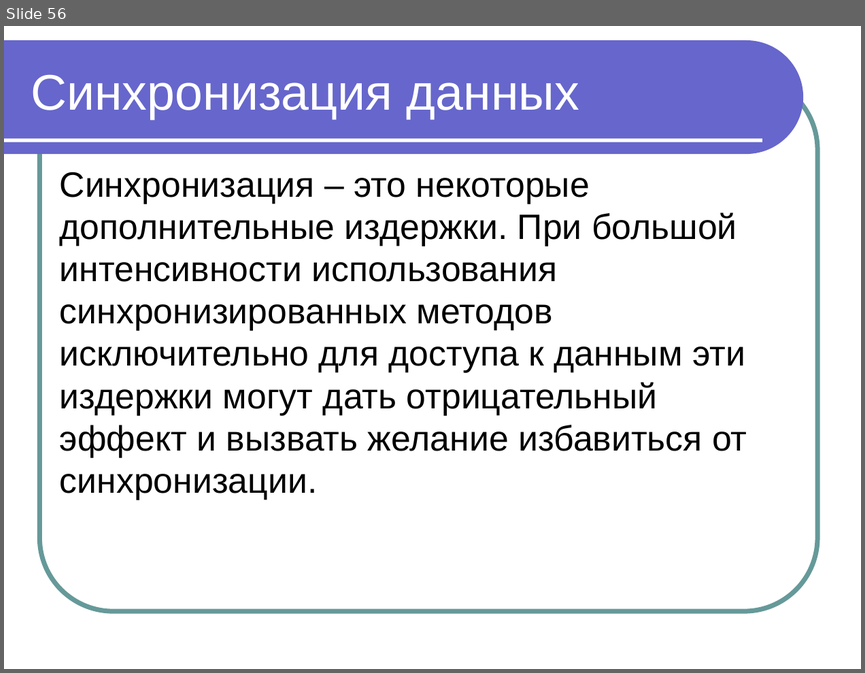
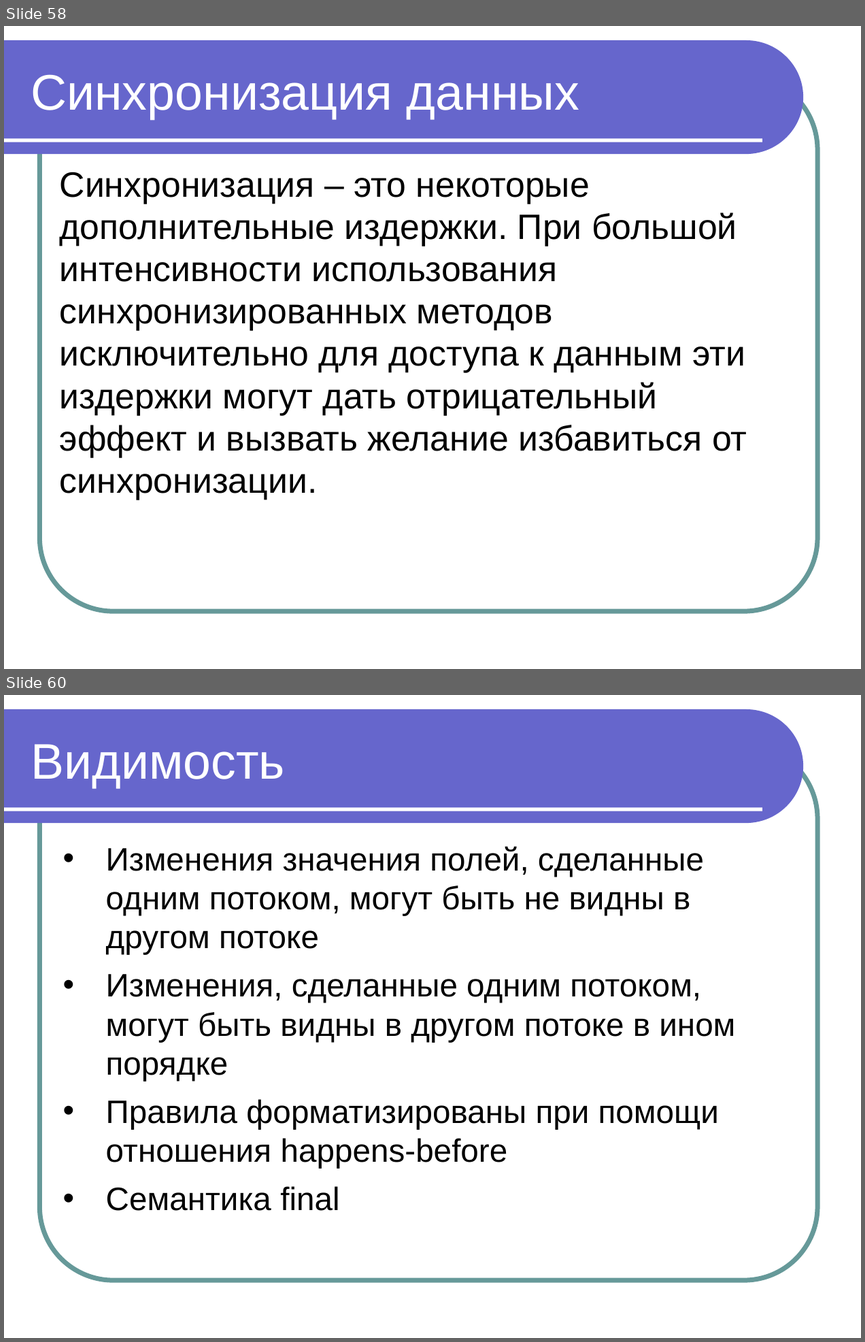
Before and after one commit to maxchv/JavaLessons, a slide deck: Lesson14/Modul 11 Vychislitelnye potoki.ppt. Shown one above the other, each under a label of ours: slide 56 before the commit, slides 58 and 60 after it; the slides between them are not shown. The pictures are 865x673 and 865x1342 pixels, drawn with LibreOffice and Linux fonts; fonts in the diff are those of the drawing. Boxes give left, top, right and bottom in pixels: in the first picture for what was removed or moved away, otherwise in the second. Text is boxed around its words. In the diff, an @@ line names an element or a change of style, - is before the commit and + after.

```diff
--- a/Lesson14/Modul 11 Vychislitelnye potoki.ppt
+++ b/Lesson14/Modul 11 Vychislitelnye potoki.ppt
@@ slide 60 added at (x1=4, y1=695, x2=861, y2=1338), background #FFFFFF; not listed: 3 template elements that a slide beside it also shows @@
@@ title added at (x1=31, y1=744, x2=285, y2=788), 42 pt, text #FFFFFF @@
+Видимость
@@ text added at (x1=106, y1=846, x2=735, y2=1210), 27.2 pt, text #000000 @@
+• Изменения значения полей, сделанные одним потоком, могут быть не видны в другом потоке
+• Изменения, сделанные одним потоком, могут быть видны в другом потоке в ином порядке
+• Правила форматизированы при помощи отношения happens-before
+• Семантика final
@@ what was slide 56 is now slide 58 @@
```
Also in this commit, not shown: 20 slides changed, 7 other slides added, 14 other files.
